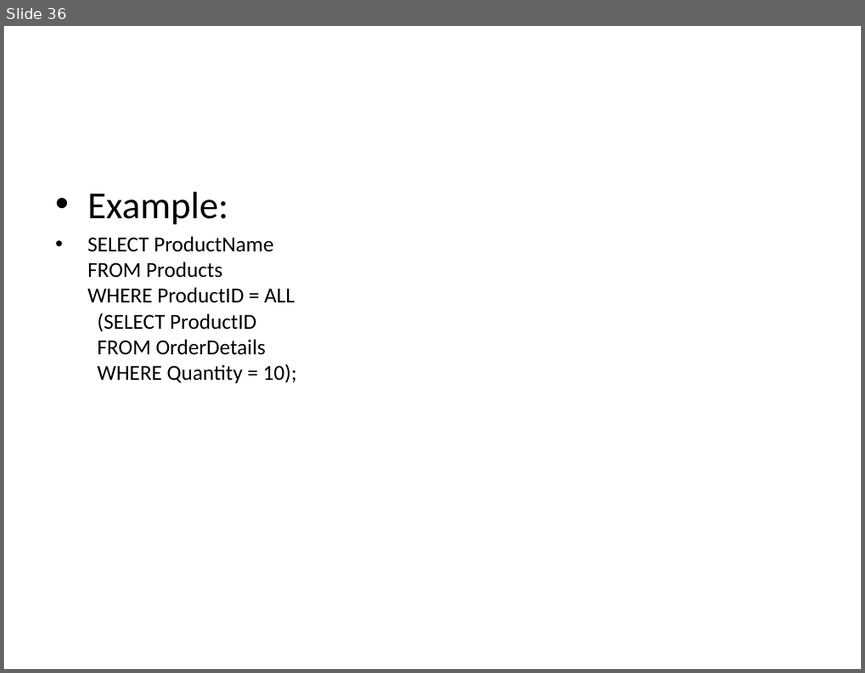
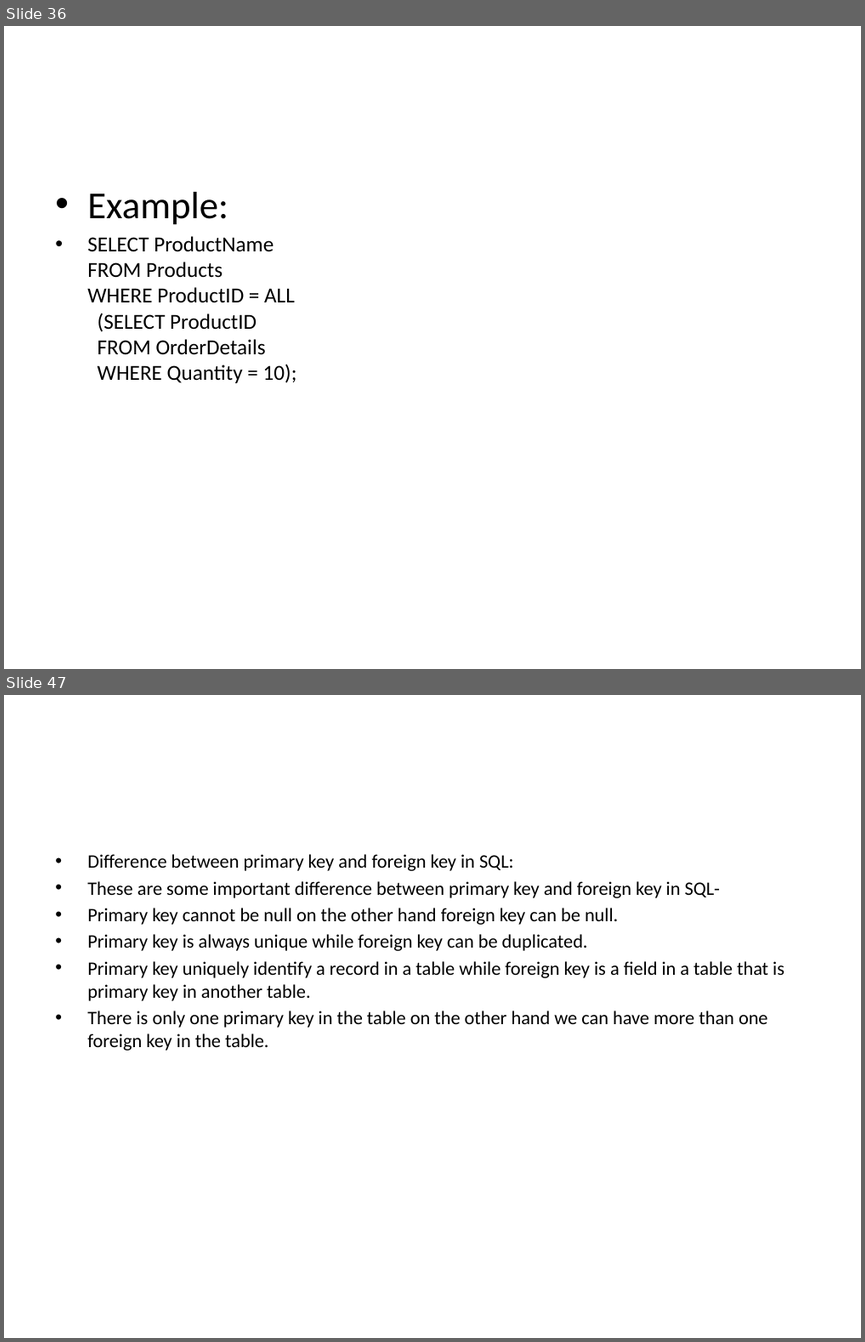
Before and after one commit to goudp4959/Oracle, a slide deck: SQL-latest.pptx. Shown one above the other, each under a label of ours: slide 36 before the commit, slides 36 and 47 after it; the slides between them are not shown. The pictures are 865x673 and 865x1342 pixels, drawn with LibreOffice and Linux fonts; fonts in the diff are those of the drawing. Boxes give left, top, right and bottom in pixels: in the first picture for what was removed or moved away, otherwise in the second. Text is boxed around its words. In the diff, an @@ line names an element or a change of style, - is before the commit and + after.

```diff
--- a/SQL-latest.pptx
+++ b/SQL-latest.pptx
@@ slide 47 added at <box>4,695,861,1338</box>, background #FFFFFF @@
@@ text added at <box>87,854,784,1050</box>, 16 pt, text #000000 @@
+• Difference between primary key and foreign key in SQL:
+• These are some important difference between primary key and foreign key in SQL-
+• Primary key cannot be null on the other hand foreign key can be null.
+• Primary key is always unique while foreign key can be duplicated.
+• Primary key uniquely identify a record in a table while foreign key is a field in a table that is primary key in another table.
+• There is only one primary key in the table on the other hand we can have more than one foreign key in the table.
```
Also in this commit, not shown: 13 other slides added.
